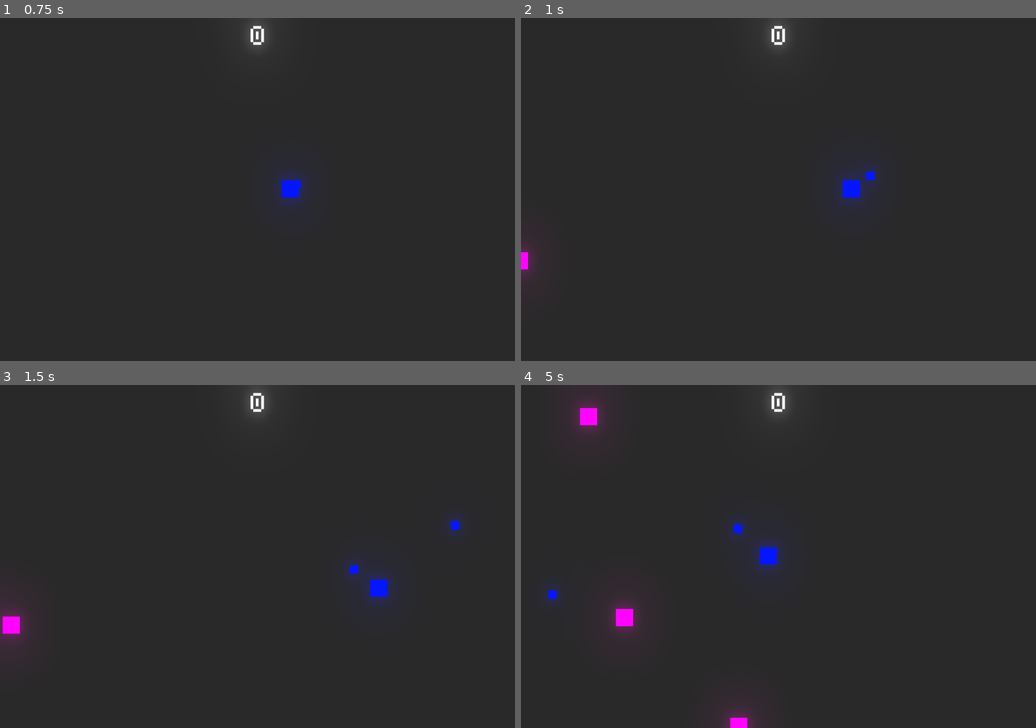
Above: before the commit, frames 1-4 (two rows, left to right).
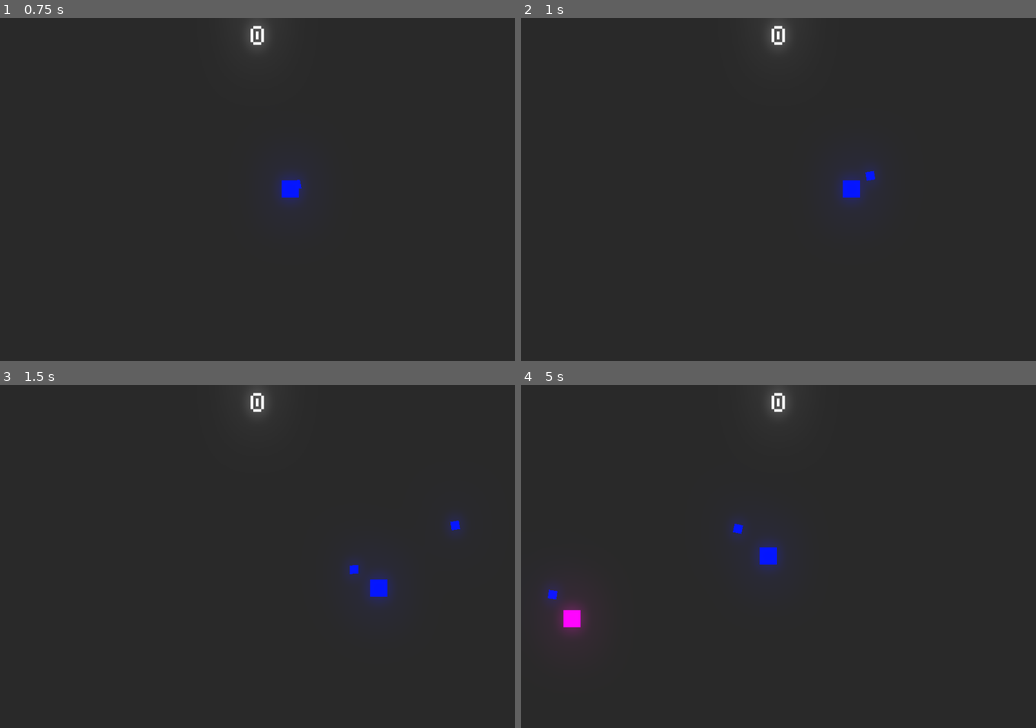
Above: after the commit, the same moments.

Repository: xinyer/game-WaveShoot
Game: Godot game, scene res://Arena.tscn
Same seed, same stepped clock (60 frames per second), same inputs: the game is played once before the commit and once after it.
Inputs (mouse positions are in pixels of both pictures, inside the frame that each line leads up to):
- Up to frame 1 (0.75 s): tap Enter at 0.5 s; move the mouse to (370, 172) at 0.52 s; hold Right (ui_right) from 0.53 s (still down); click (370, 172) at 0.6 s
- Up to frame 2 (1 s): keep holding Right (ui_right)
- Up to frame 3 (1.5 s): move the mouse to (154, 573) at 1.27 s; release Right (ui_right) at 1.28 s; hold Down (ui_down) from 1.28 s (still down); click (154, 573) at 1.35 s
- Up to frame 4 (5 s): move the mouse to (830, 481) at 2.02 s; release Down (ui_down) at 2.03 s; hold Right (ui_right) 2.03-2.78 s; click (830, 481) at 2.1 s; move the mouse to (752, 625) at 2.77 s; hold Up (ui_up) 2.78-3.53 s; click (752, 625) at 2.85 s; move the mouse to (933, 607) at 3.52 s; hold Left (ui_left) from 3.53 s (still down); click (933, 607) at 3.6 s; move the mouse to (624, 505) at 4.27 s; click (624, 505) at 4.35 s

Frame 1 is identical in both runs. In frame 2, 0.2% of the frame differs, in the area x 0-3%, y 66-76%; in frame 3, 0.5%; in frame 4, 1.5%, in the area x 7-46%, y 4-100%.

Commit message:
clean code

Diff:
--- a/Arena.gd
+++ b/Arena.gd
@@ -23,3 +23,6 @@
 		enemy_postion = Vector2(rand_range(-RANGE, window_size.x + RANGE), rand_range(-RANGE, window_size.y + RANGE))
 
 	Global.instance_node(enemy, enemy_postion, self)
+
+	# increase enemy create wait time
+	$EnemySpawnTimer.wait_time *= 0.95
--- a/Arena.tscn
+++ b/Arena.tscn
@@ -28,6 +28,7 @@
 environment = SubResource( 1 )
 
 [node name="EnemySpawnTimer" type="Timer" parent="."]
+wait_time = 3.0
 autostart = true
 
 [node name="UI" type="Node2D" parent="."]
@@ -53,5 +54,6 @@
 
 [node name="ScreenShakeTimer" type="Timer" parent="Camera2D"]
 one_shot = true
+
 [connection signal="timeout" from="EnemySpawnTimer" to="." method="_on_EnemySpawnTimer_timeout"]
 [connection signal="timeout" from="Camera2D/ScreenShakeTimer" to="Camera2D" method="_on_ScreenShakeTimer_timeout"]
--- a/BloodParticles.tscn
+++ b/BloodParticles.tscn
@@ -21,4 +21,5 @@
 wait_time = 0.15
 one_shot = true
 autostart = true
+
 [connection signal="timeout" from="FreezeTimer" to="." method="_on_FreezeTimer_timeout"]
--- a/Camera2D.gd
+++ b/Camera2D.gd
@@ -15,7 +15,6 @@
 	zoom = lerp(zoom, Vector2(1, 1), 0.3)
 	if screen_shake_start:
 		global_position += Vector2(rand_range(-shake_indensity, shake_indensity), rand_range(-shake_indensity, shake_indensity)) * delta
-		print(global_position)
 
 
 func screen_shake(indensity, time):
--- a/Player.tscn
+++ b/Player.tscn
@@ -23,5 +23,6 @@
 [node name="CollisionShape2D" type="CollisionShape2D" parent="HitArea"]
 visible = false
 shape = SubResource( 1 )
+
 [connection signal="timeout" from="ReloadBulletTimer" to="." method="_on_ReloadBulletTimer_timeout"]
 [connection signal="area_entered" from="HitArea" to="." method="_on_HitArea_area_entered"]
--- a/project.godot
+++ b/project.godot
@@ -10,7 +10,6 @@
 
 _global_script_classes=[  ]
 _global_script_class_icons={
-
 }
 
 [application]
@@ -24,6 +23,10 @@
 
 Global="*res://Global.gd"
 
+[debug]
+
+settings/stdout/print_fps=true
+
 [display]
 
 window/size/width=960
@@ -36,30 +39,30 @@
 
 ui_left={
 "deadzone": 0.5,
-"events": [ Object(InputEventKey,"resource_local_to_scene":false,"resource_name":"","device":0,"alt":false,"shift":false,"control":false,"meta":false,"command":false,"pressed":false,"scancode":16777231,"unicode":0,"echo":false,"script":null)
+"events": [ Object(InputEventKey,"resource_local_to_scene":false,"resource_name":"","device":0,"alt":false,"shift":false,"control":false,"meta":false,"command":false,"pressed":false,"scancode":16777231,"physical_scancode":0,"unicode":0,"echo":false,"script":null)
 , Object(InputEventJoypadButton,"resource_local_to_scene":false,"resource_name":"","device":0,"button_index":14,"pressure":0.0,"pressed":false,"script":null)
-, Object(InputEventKey,"resource_local_to_scene":false,"resource_name":"","device":0,"alt":false,"shift":false,"control":false,"meta":false,"command":false,"pressed":false,"scancode":65,"unicode":0,"echo":false,"script":null)
+, Object(InputEventKey,"resource_local_to_scene":false,"resource_name":"","device":0,"alt":false,"shift":false,"control":false,"meta":false,"command":false,"pressed":false,"scancode":65,"physical_scancode":0,"unicode":0,"echo":false,"script":null)
  ]
 }
 ui_right={
 "deadzone": 0.5,
-"events": [ Object(InputEventKey,"resource_local_to_scene":false,"resource_name":"","device":0,"alt":false,"shift":false,"control":false,"meta":false,"command":false,"pressed":false,"scancode":16777233,"unicode":0,"echo":false,"script":null)
+"events": [ Object(InputEventKey,"resource_local_to_scene":false,"resource_name":"","device":0,"alt":false,"shift":false,"control":false,"meta":false,"command":false,"pressed":false,"scancode":16777233,"physical_scancode":0,"unicode":0,"echo":false,"script":null)
 , Object(InputEventJoypadButton,"resource_local_to_scene":false,"resource_name":"","device":0,"button_index":15,"pressure":0.0,"pressed":false,"script":null)
-, Object(InputEventKey,"resource_local_to_scene":false,"resource_name":"","device":0,"alt":false,"shift":false,"control":false,"meta":false,"command":false,"pressed":false,"scancode":68,"unicode":0,"echo":false,"script":null)
+, Object(InputEventKey,"resource_local_to_scene":false,"resource_name":"","device":0,"alt":false,"shift":false,"control":false,"meta":false,"command":false,"pressed":false,"scancode":68,"physical_scancode":0,"unicode":0,"echo":false,"script":null)
  ]
 }
 ui_up={
 "deadzone": 0.5,
-"events": [ Object(InputEventKey,"resource_local_to_scene":false,"resource_name":"","device":0,"alt":false,"shift":false,"control":false,"meta":false,"command":false,"pressed":false,"scancode":16777232,"unicode":0,"echo":false,"script":null)
+"events": [ Object(InputEventKey,"resource_local_to_scene":false,"resource_name":"","device":0,"alt":false,"shift":false,"control":false,"meta":false,"command":false,"pressed":false,"scancode":16777232,"physical_scancode":0,"unicode":0,"echo":false,"script":null)
 , Object(InputEventJoypadButton,"resource_local_to_scene":false,"resource_name":"","device":0,"button_index":12,"pressure":0.0,"pressed":false,"script":null)
-, Object(InputEventKey,"resource_local_to_scene":false,"resource_name":"","device":0,"alt":false,"shift":false,"control":false,"meta":false,"command":false,"pressed":false,"scancode":87,"unicode":0,"echo":false,"script":null)
+, Object(InputEventKey,"resource_local_to_scene":false,"resource_name":"","device":0,"alt":false,"shift":false,"control":false,"meta":false,"command":false,"pressed":false,"scancode":87,"physical_scancode":0,"unicode":0,"echo":false,"script":null)
  ]
 }
 ui_down={
 "deadzone": 0.5,
-"events": [ Object(InputEventKey,"resource_local_to_scene":false,"resource_name":"","device":0,"alt":false,"shift":false,"control":false,"meta":false,"command":false,"pressed":false,"scancode":16777234,"unicode":0,"echo":false,"script":null)
+"events": [ Object(InputEventKey,"resource_local_to_scene":false,"resource_name":"","device":0,"alt":false,"shift":false,"control":false,"meta":false,"command":false,"pressed":false,"scancode":16777234,"physical_scancode":0,"unicode":0,"echo":false,"script":null)
 , Object(InputEventJoypadButton,"resource_local_to_scene":false,"resource_name":"","device":0,"button_index":13,"pressure":0.0,"pressed":false,"script":null)
-, Object(InputEventKey,"resource_local_to_scene":false,"resource_name":"","device":0,"alt":false,"shift":false,"control":false,"meta":false,"command":false,"pressed":false,"scancode":83,"unicode":0,"echo":false,"script":null)
+, Object(InputEventKey,"resource_local_to_scene":false,"resource_name":"","device":0,"alt":false,"shift":false,"control":false,"meta":false,"command":false,"pressed":false,"scancode":83,"physical_scancode":0,"unicode":0,"echo":false,"script":null)
  ]
 }
 click={
Not shown, added: README.md
